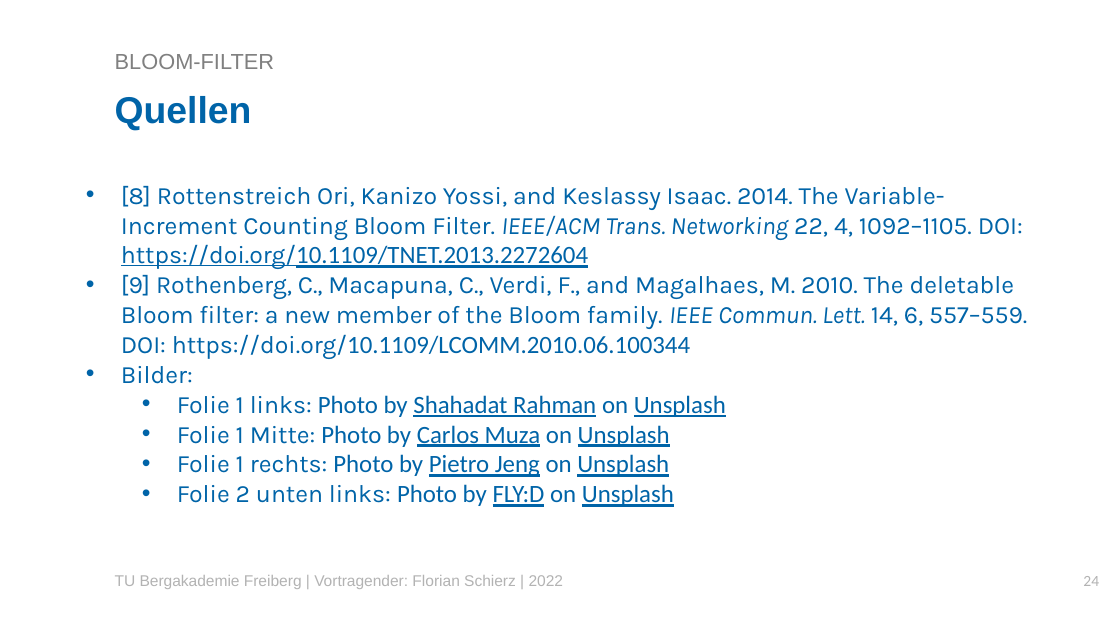
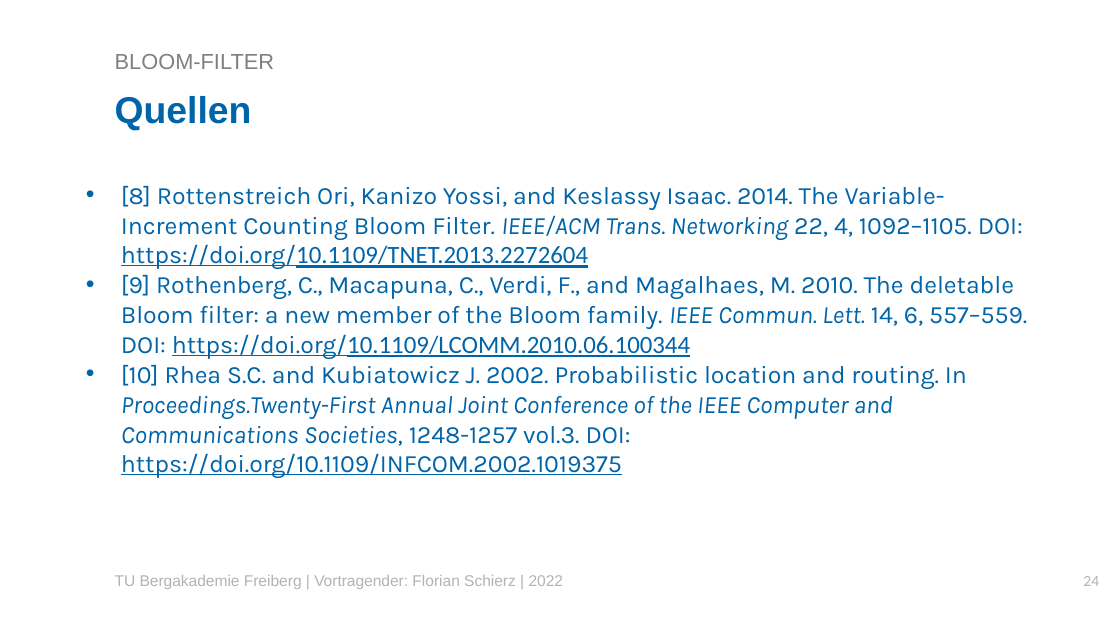
Before and after one commit to Florian2501/Seminar, a slide deck: slide 24 of Vorträge/VortragFlorianSchierzBloomfilter.pptx. Drawn at 1120x630 pixels with LibreOffice and Linux fonts; fonts in the diff are those of the drawing; background and template pictures are left out. Boxes give left, top, right and bottom in pixels: in the first picture for what was removed or moved away, otherwise in the second. Text is boxed around its words. In the diff, an @@ line names an element or a change of style, - is before the commit and + after.

```diff
--- a/Vorträge/VortragFlorianSchierzBloomfilter.pptx
+++ b/Vorträge/VortragFlorianSchierzBloomfilter.pptx
@@ text at [121,275,1027,359]: underline on in "https://doi.org/10.1109/LCOMM.2010.06.100344" @@
@@ text at [121,365,967,478]: text changed; font Calibri to Karla @@
-• Bilder:
-  • Folie 1 links: Photo by Shahadat Rahman on Unsplash
-  • Folie 1 Mitte: Photo by Carlos Muza on Unsplash
-  • Folie 1 rechts: Photo by Pietro Jeng on Unsplash
-  • Folie 2 unten links: Photo by FLY:D on Unsplash
+• [10] Rhea S.C. and Kubiatowicz J. 2002. Probabilistic location and routing. In Proceedings.Twenty-First Annual Joint Conference of the IEEE Computer and Communications Societies, 1248-1257 vol.3. DOI: https://doi.org/10.1109/INFCOM.2002.1019375
```
Also in this commit, not shown: 8 other slides changed, 3 slides added, 10 other files.
